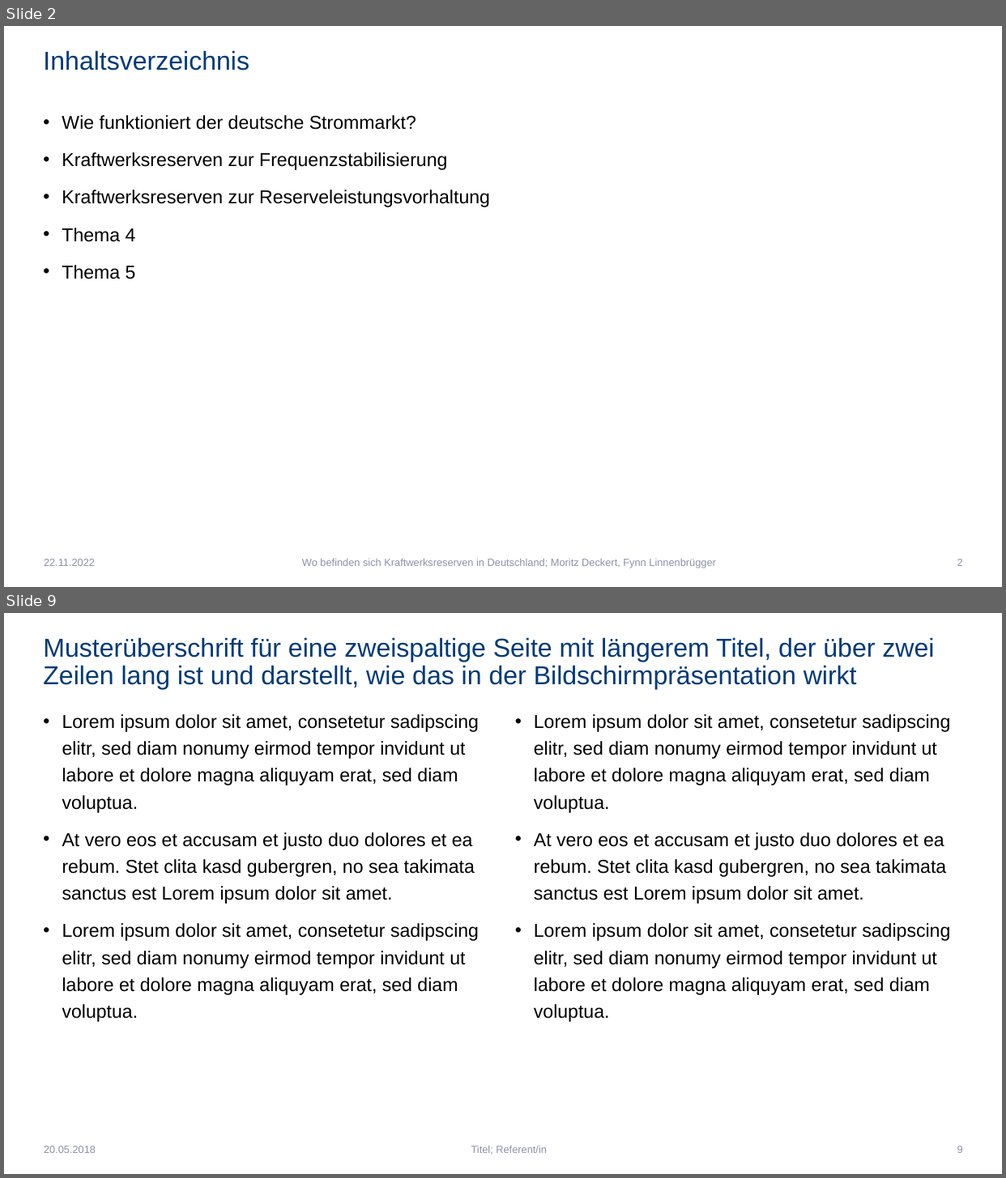
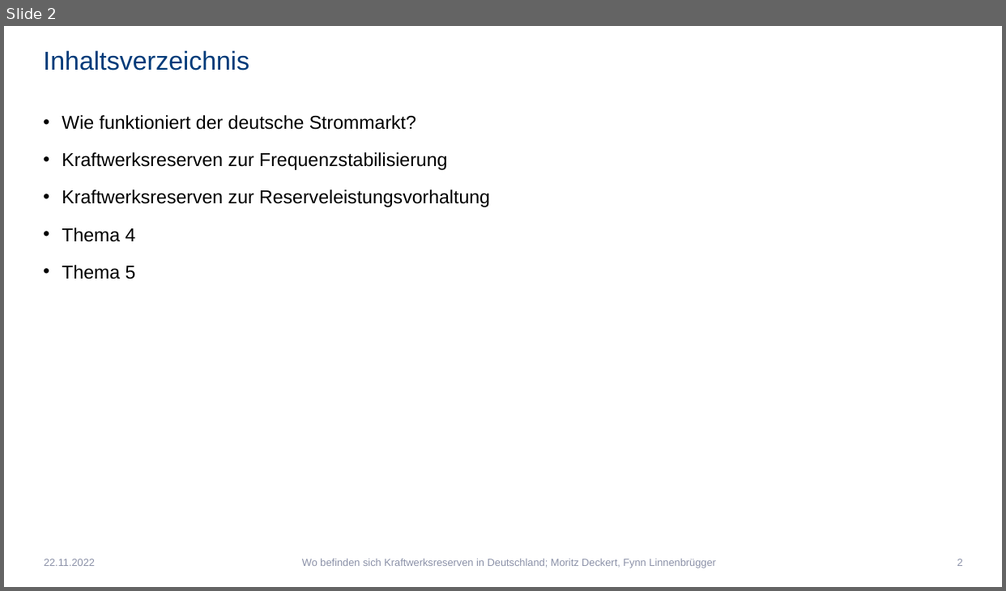
Before and after one commit to Febbyyyy/Regenerative-Energietechnik-Projekt, a slide deck: Präsentation - Wo befinden sich Kraftwerksreserven in Deutschland.pptx. Shown one above the other, each under a label of ours: slides 2 and 9 before the commit, slide 2 after it; the slides between them are not shown. The pictures are 1006x1178 and 1006x591 pixels, drawn with LibreOffice and Linux fonts; fonts in the diff are those of the drawing. Boxes give left, top, right and bottom in pixels: in the first picture for what was removed or moved away, otherwise in the second. Text is boxed around its words. In the diff, an @@ line names an element or a change of style, - is before the commit and + after.

```diff
--- a/Präsentation - Wo befinden sich Kraftwerksreserven in Deutschland.pptx
+++ b/Präsentation - Wo befinden sich Kraftwerksreserven in Deutschland.pptx
@@ slide 9 removed at bbox=[4, 613, 1002, 1174], background #FFFFFF @@
@@ title removed at bbox=[43, 637, 934, 690] @@
-Musterüberschrift für eine zweispaltige Seite mit längerem Titel, der über zwei Zeilen lang ist und darstellt, wie das in der Bildschirmpräsentation wirkt
@@ text removed at bbox=[62, 714, 479, 1022] @@
-• Lorem ipsum dolor sit amet, consetetur sadipscing elitr, sed diam nonumy eirmod tempor invidunt ut labore et dolore magna aliquyam erat, sed diam voluptua.
-• At vero eos et accusam et justo duo dolores et ea rebum. Stet clita kasd gubergren, no sea takimata sanctus est Lorem ipsum dolor sit amet.
-• Lorem ipsum dolor sit amet, consetetur sadipscing elitr, sed diam nonumy eirmod tempor invidunt ut labore et dolore magna aliquyam erat, sed diam voluptua.
@@ text removed at bbox=[534, 714, 950, 1022] @@
-• Lorem ipsum dolor sit amet, consetetur sadipscing elitr, sed diam nonumy eirmod tempor invidunt ut labore et dolore magna aliquyam erat, sed diam voluptua.
-• At vero eos et accusam et justo duo dolores et ea rebum. Stet clita kasd gubergren, no sea takimata sanctus est Lorem ipsum dolor sit amet.
-• Lorem ipsum dolor sit amet, consetetur sadipscing elitr, sed diam nonumy eirmod tempor invidunt ut labore et dolore magna aliquyam erat, sed diam voluptua.
@@ text removed at bbox=[44, 1146, 96, 1153] @@
-20.05.2018
@@ text removed at bbox=[471, 1146, 547, 1154] @@
-Titel; Referent/in
@@ page number removed at bbox=[957, 1146, 963, 1153] @@
-9
```
Also in this commit, not shown: 6 slides changed, 2 slides added, 6 other slides removed.
